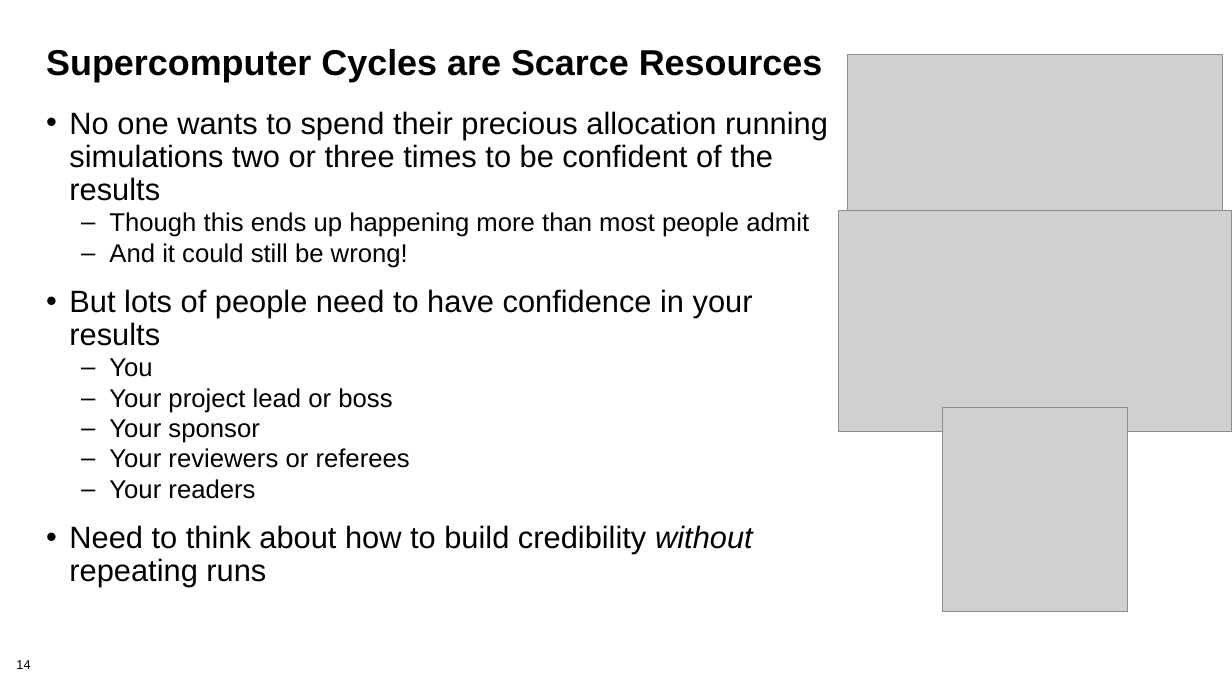
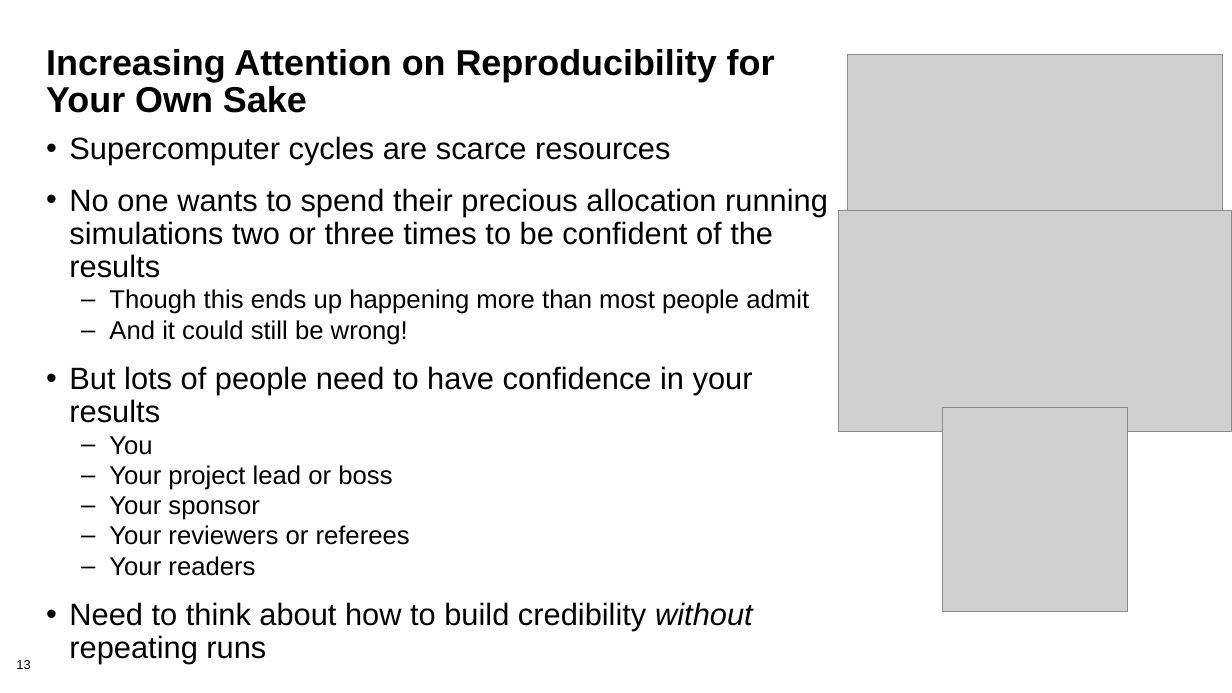
Before and after one commit to bssw-tutorial/presentations, a slide deck: slide 13 of repro-notebooks.pptx (slide 14 before the commit). Drawn at 1232x693 pixels with LibreOffice and Linux fonts; fonts in the diff are those of the drawing; grey boxes stand for pictures. Boxes give left, top, right and bottom in pixels: in the first picture for what was removed or moved away, otherwise in the second. Text is boxed around its words. In the diff, an @@ line names an element or a change of style, - is before the commit and + after.

Commit message:
Refinements to repro-notebooks presentation

```diff
--- a/repro-notebooks.pptx
+++ b/repro-notebooks.pptx
@@ title at bbox=[46, 49, 775, 113]: text changed @@
-Supercomputer Cycles are Scarce Resources
+Increasing Attention on Reproducibility for Your Own Sake
@@ text "Supercomputer cycles are scarce resources": place and size @@
-text "Supercomputer cycles are scarce resources" at bbox=[69, 111, 828, 587]
+text "Supercomputer cycles are scarce resources" at bbox=[69, 136, 828, 664]
@@ text at bbox=[69, 136, 670, 165]: paragraph added @@
+• Supercomputer cycles are scarce resources
@@ page number at bbox=[16, 660, 30, 669]: text changed @@
-14
+13
```
Also in this commit, not shown: 14 other slides changed, 5 slides removed.
